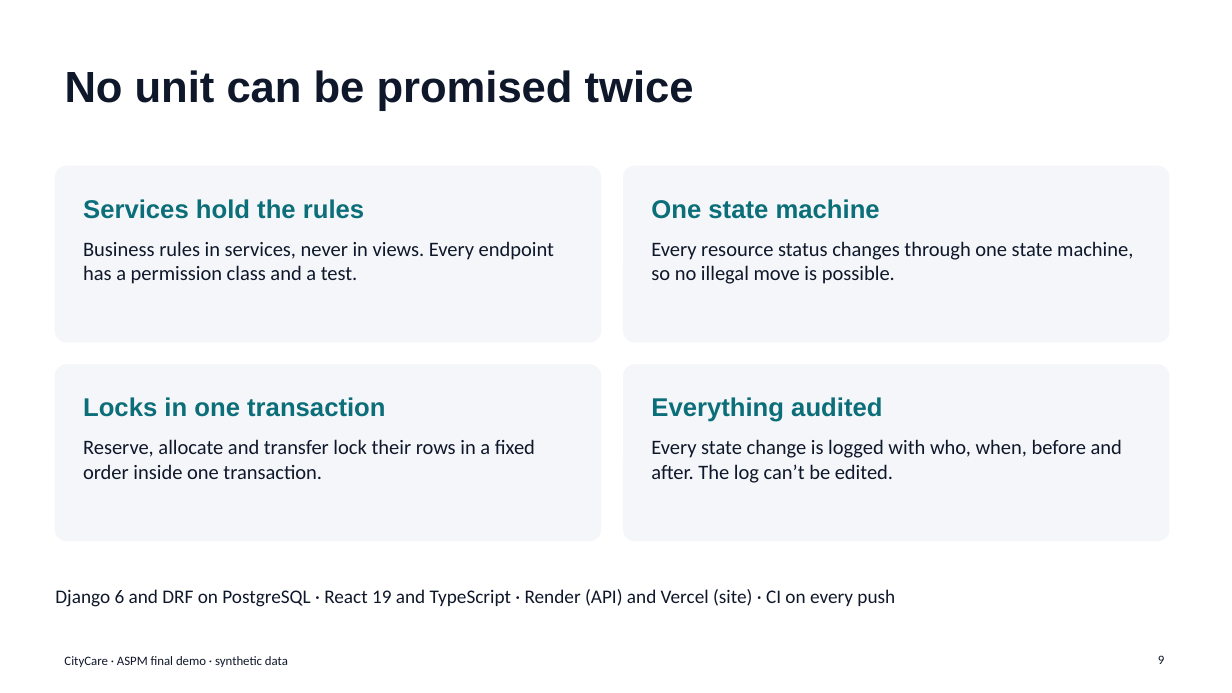
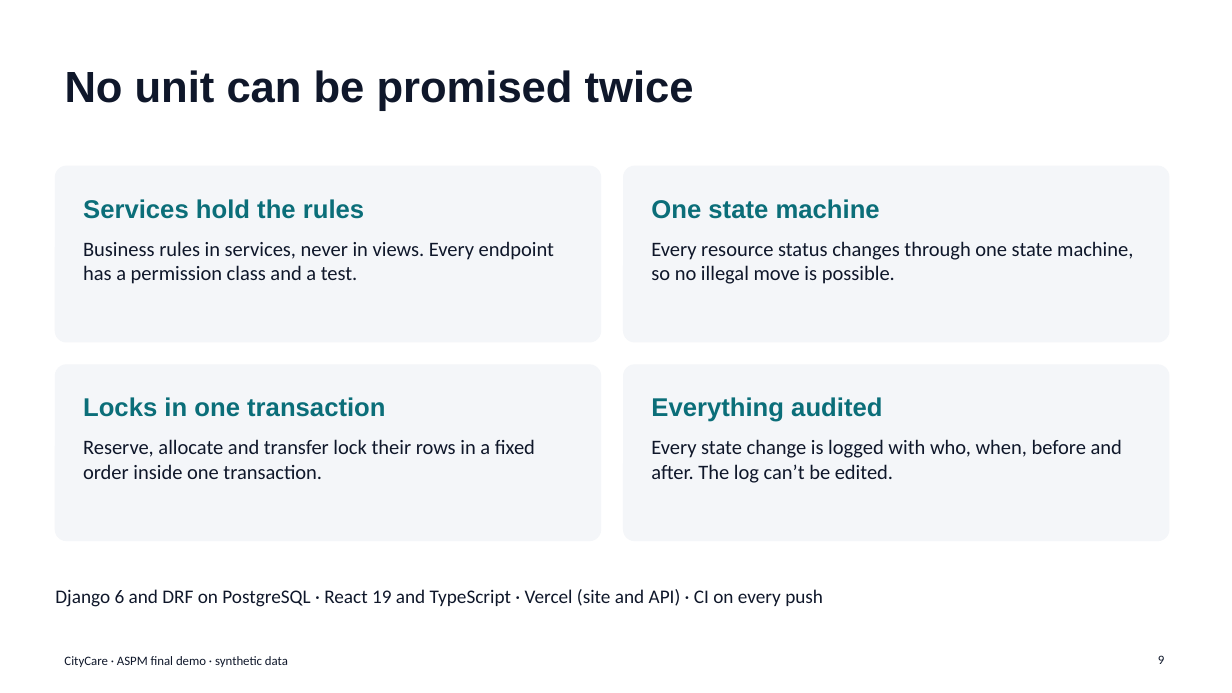
Before and after one commit to harishassan-code/hospital-care, a slide deck: slide 9 of docs/deliverables/final/final-presentation.pptx. Drawn at 1232x693 pixels with LibreOffice and Linux fonts; fonts in the diff are those of the drawing. Boxes give left, top, right and bottom in pixels: in the first picture for what was removed or moved away, otherwise in the second. Text is boxed around its words. In the diff, an @@ line names an element or a change of style, - is before the commit and + after.

```diff
--- a/docs/deliverables/final/final-presentation.pptx
+++ b/docs/deliverables/final/final-presentation.pptx
@@ text at box(55, 589, 823, 607): text changed @@
-Django 6 and DRF on PostgreSQL · React 19 and TypeScript · Render (API) and Vercel (site) · CI on every push
+Django 6 and DRF on PostgreSQL · React 19 and TypeScript · Vercel (site and API) · CI on every push
```
Also in this commit, not shown: 30 other files.
